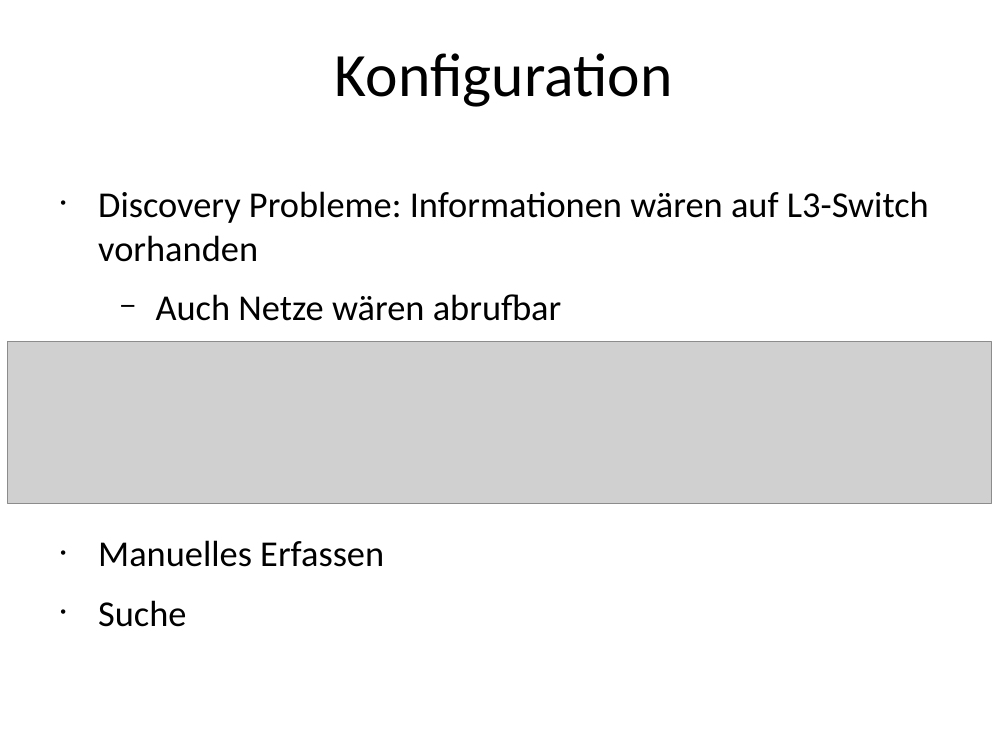
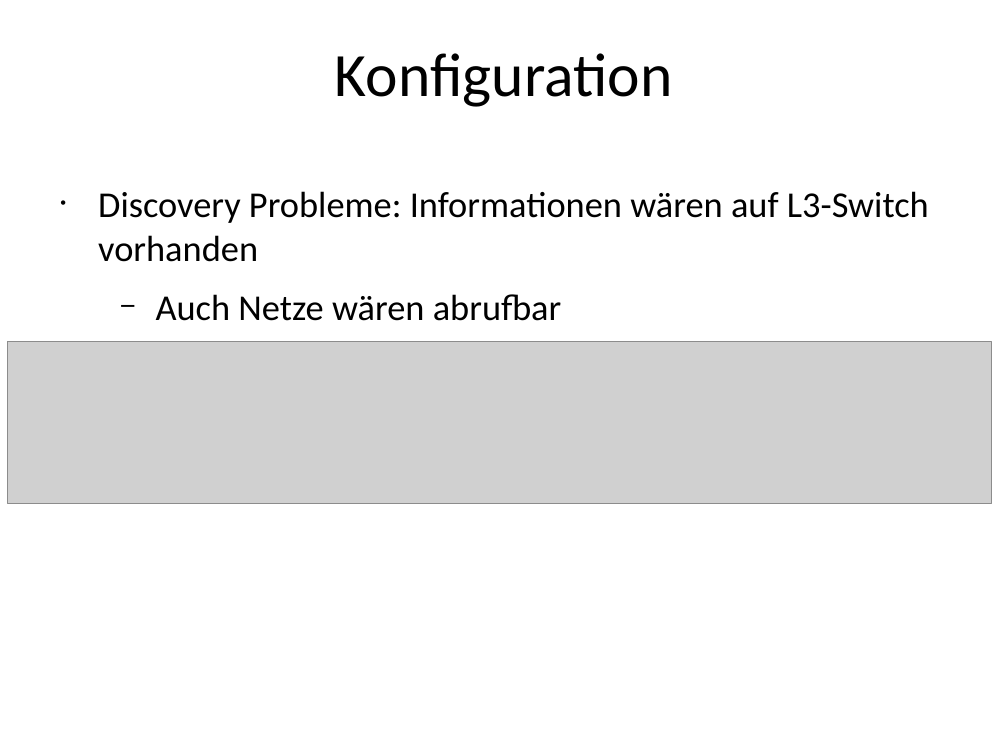
Before and after one commit to iSOcH/wosm, a slide deck: slide 8 of Phase3/Demo3.odp. Drawn at 1008x756 pixels with LibreOffice and Linux fonts; fonts in the diff are those of the drawing; grey boxes stand for pictures. Boxes give left, top, right and bottom in pixels: in the first picture for what was removed or moved away, otherwise in the second. Text is boxed around its words. In the diff, an @@ line names an element or a change of style, - is before the commit and + after.

Commit message:
Verschieben "manuelles Erfassen" und "Suche"

```diff
--- a/Phase3/Demo3.odp
+++ b/Phase3/Demo3.odp
@@ text at (x1=98, y1=540, x2=384, y2=627): paragraphs removed @@
-• Manuelles Erfassen
-• Suche
```
Also in this commit, not shown: 1 other slide changed.
